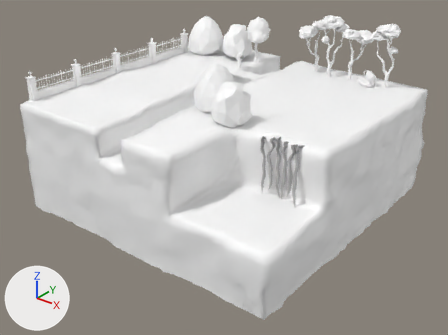
Before and after pictures for a commit that changed the FBX model Assets/Visual_Assets/Models/Level_01_Environment.fbx.
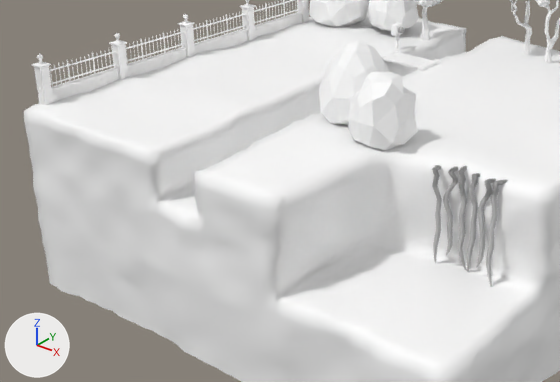
Each version is shown whole from a camera (50 mm lens) standing at (3.94, -5.04, 2.25) and looking at (0.09, -0.23, -0.74), then close up on the part from 1% to 75% of the width and 12% to 79% of the height. Arrows for +X, +Y and +Z are at lower left; the lights stay in place. Where no turn or scale is listed for an object, it has been applied to the vertices.

Objects in the first close-up: 'Platform_01', 'Rock_01', 'Rock_02', 'Rock_03', 'Rock_04', 'SM_Env_Fence_01', 'SM_Env_Fence_02', 'SM_Env_Fence_03', 'SM_Env_Fence_04', 'SM_Env_Fence_End_01', 'SM_Env_Fence_End_02', 'Vines_On'.
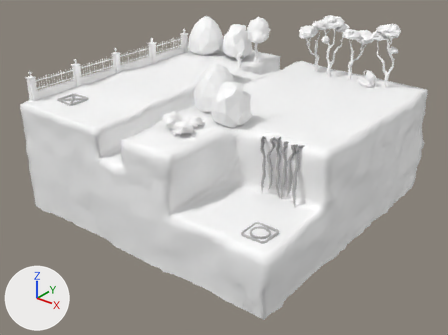
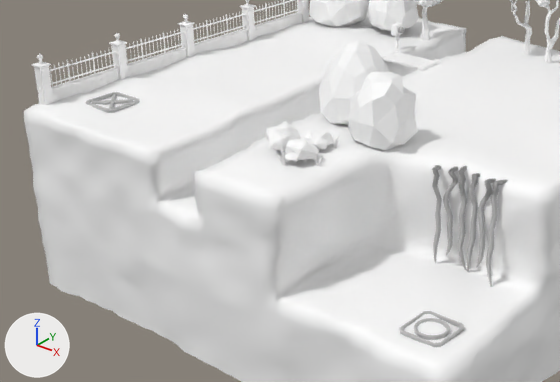
Pixel boxes [x1, y1, x2, y2] of what changed, in the close-ups (560 x 382 px):
'SM_Prop_Planter_01', added
    after: [266, 121, 340, 166]
'Spawn_Point', added
    after: [399, 311, 464, 347]
'Exit_Point', added
    after: [86, 92, 139, 112]

The edits, one by one:
Material 'Exit_Material' (mat_exit_material) is new.
Its base color is (0.5, 0.5, 0.5) (grey #bcbcbc).
Its roughness is 0.749.
Material 'Spawn_Material' (mat_spawn_material) is new.
Its base color is (0.5, 0.5, 0.5) (grey #bcbcbc).
Its roughness is 0.749.
Mesh me_mesh_027 is new.
It has 88 vertices, 74 faces and spans x -0.125..0.125, y -0.125..0.125, z -0.01..0.01.
It uses material mat_exit_material (grey #bcbcbc).
Mesh me_mesh_029 is new.
It has 231 vertices, 278 faces and spans x -0.198..0.225, y -0.223..0.157, z -0.002..0.154.
It uses material mat_base_material (its picture is missing).
Mesh me_mesh_028 is new.
It has 168 vertices, 140 faces and spans x -0.125..0.125, y -0.125..0.125, z -0.01..0.01.
It uses material mat_spawn_material (grey #bcbcbc).
Object 'Exit_Point' (ob_exit_point) is new; it shows me_mesh_027.
Its location is (-1.198, -1.178, 0.032).
Object 'SM_Prop_Planter_01' (ob_sm_prop_planter_01) is new; it shows me_mesh_029.
Its location is (0.293, -1.066, 0.039).
Object 'Spawn_Point' (ob_spawn_point) is new; it shows me_mesh_028.
Its location is (1.355, -1.319, -0.557).
